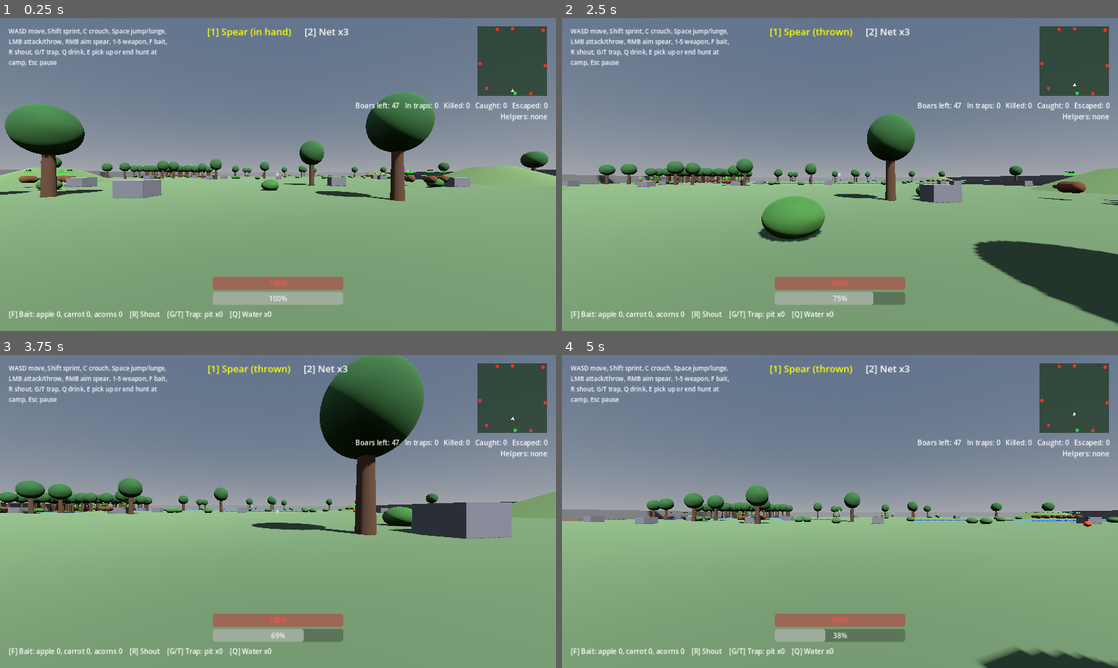
Above: before the commit, frames 1-4 (two rows, left to right).
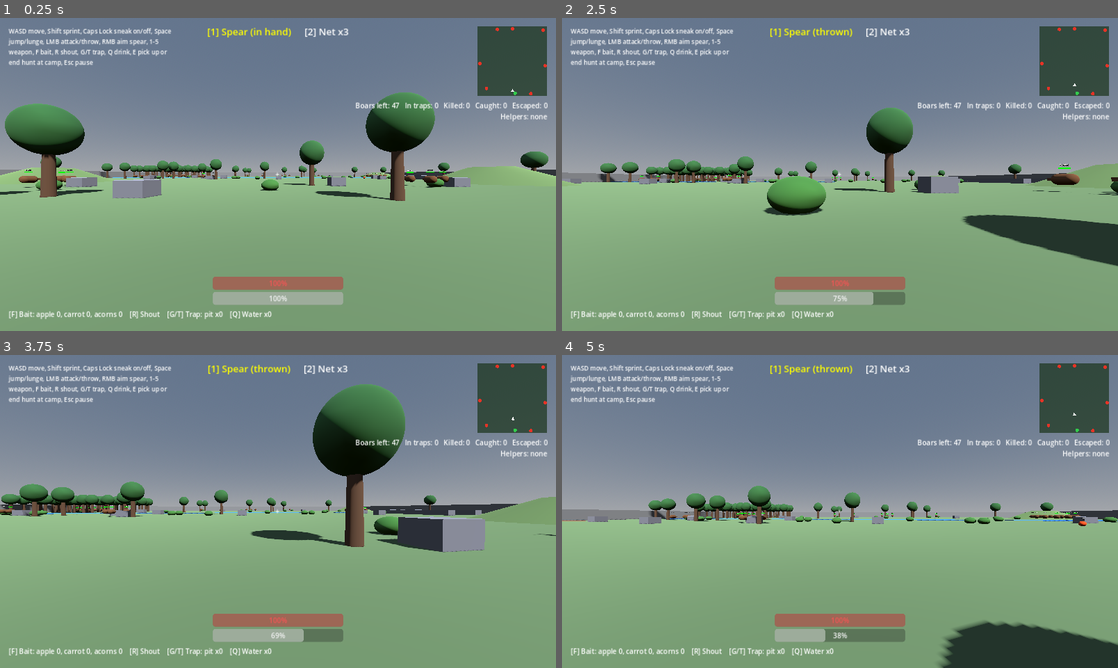
Above: after the commit, the same moments.

Repository: bageus/where-boar
Game: Godot game, scene res://game/presentation/hunt_map/public/hunt_map.tscn
The game is run twice, just before and just after one commit, with the same random seed, the same clock (stepped at 60 frames per second) and the same inputs. This scene is started directly instead of the project's main scene.
Inputs (mouse positions are in pixels of both pictures, inside the frame that each line leads up to):
- Up to frame 1 (0.25 s): no input
- Up to frame 2 (2.5 s): tap Enter at 0.5 s; move the mouse to (867, 174) at 0.52 s; hold Right mouse button (aim) 0.53-1.28 s; hold W (move_forward) from 0.53 s (still down); tap Space (jump) at 0.77, 1.07, 1.52, 1.82 s; click (867, 174) at 0.8 s; move the mouse to (812, 174) at 1.27 s; click (812, 174) at 1.35 s; tap F (bait) at 1.55 s; move the mouse to (851, 168) at 2.02 s; hold F (bait) from 2.03 s (still down); tap Caps Lock (crouch, bound only after the commit) at 2.3 s
- Up to frame 3 (3.75 s): keep holding W (move_forward); move the mouse to (272, 517) at 2.77 s; release F (bait) at 2.78 s; tap Caps Lock (crouch, bound only after the commit) at 2.85 s; tap Space (jump) at 3.02, 3.32 s; tap C (crouch, bound only before the commit) at 3.05 s; move the mouse to (316, 514) at 3.52 s; hold C (crouch, bound only before the commit) from 3.53 s (still down)
- Up to frame 4 (5 s): keep holding W (move_forward); tap Space (jump) at 3.77, 4.07, 4.52, 4.82 s; tap Q (drink) at 3.8, 4.35 s; tap Escape (pause) at 4.15 s; move the mouse to (795, 508) at 4.27 s; release C (crouch, bound only before the commit) at 4.28 s; tap R (shout) at 4.55 s

The runs differ from the first frame. In frame 1, 0.8% of the frame differs, in the area x 1-31%, y 3-16%; in frame 2, 12%; in frame 3, 13%, in the area x 0-100%, y 0-64%; in frame 4, 4.9%.
Error in both runs: Invalid access to property or key 'spawn_weight' on a base object of type 'Resource'. (res://game/features/boar/public/boar_types.gd:20)

Commit message:
Sneak toggles with Caps Lock
Co-Authored-By: Claude Opus 5.5 <noreply@anthropic.com>
Claude-Session: https://claude.ai/code/session_01XSFBnjFKXLtHPaufcuGWLw

Diff:
--- a/game/features/hunter/public/hunter.gd
+++ b/game/features/hunter/public/hunter.gd
@@ -70,6 +70,10 @@
 var mouse_sensitivity := 0.002
 ## Off reduces camera motion (knockback roll) for players who get motion sick.
 var camera_motion := true
+## Caps Lock toggles sneaking (owner's choice, 2026-10-27).
+# shortcut: our own toggle, not the OS lock state (Godot does not expose it), so the
+# keyboard light can disagree if Caps Lock was on before the hunt; fine until playtest says otherwise.
+var crouching := false
 
 @onready var _camera: Camera3D = $Camera
 @onready var _reach: RayCast3D = $Camera/Reach
@@ -108,6 +112,8 @@
 		_pick_up()
 		$Rider.toggle()
 		interacted.emit()
+	elif event.is_action_pressed("crouch"):
+		crouching = not crouching
 	elif event.is_action_pressed("shout"):
 		shout()
 	elif event.is_action_pressed("bait"):
@@ -204,7 +210,6 @@
 		move_and_slide()
 		return
 	var input := Input.get_vector("move_left", "move_right", "move_forward", "move_back")
-	var crouching := Input.is_action_pressed("crouch")
 	# On a mount the boar runs and the rider rests (D021).
 	var wants_sprint := Input.is_action_pressed("sprint") and not crouching and input != Vector2.ZERO and not ride.is_riding()
 	var sprinting := stamina.tick(delta, wants_sprint)
--- a/game/features/hunter/public/hunter.tscn
+++ b/game/features/hunter/public/hunter.tscn
@@ -97,7 +97,7 @@
 offset_bottom = 120.0
 theme_override_font_sizes/font_size = 14
 autowrap_mode = 3
-text = "WASD move, Shift sprint, C crouch, Space jump/lunge, LMB attack/throw, RMB aim spear, 1-5 weapon, F bait, R shout, G/T trap, Q drink, E pick up or end hunt at camp, Esc pause"
+text = "WASD move, Shift sprint, Caps Lock sneak on/off, Space jump/lunge, LMB attack/throw, RMB aim spear, 1-5 weapon, F bait, R shout, G/T trap, Q drink, E pick up or end hunt at camp, Esc pause"
 
 [node name="Thud" type="AudioStreamPlayer" parent="."]
 
--- a/game/presentation/hunt_map/public/hunt_map.gd
+++ b/game/presentation/hunt_map/public/hunt_map.gd
@@ -26,7 +26,7 @@
 const SETTER_OFFSET := 5.0
 const TIP_SECONDS := 8.0
 const TIPS := [
-	"Boars flee when you get close. Crouch (C) to sneak up.",
+	"Boars flee when you get close. Caps Lock toggles sneaking.",
 	"Hit a boar with the spear (LMB), or hold RMB and click to throw it. Press E to pick it up.",
 	"Switch to the net (2) and throw it to catch a boar alive: caught boars pay more tusks.",
 	"Fleeing boars escape through the red zones shown on the minimap.",
--- a/project.godot
+++ b/project.godot
@@ -43,7 +43,7 @@
 }
 crouch={
 "deadzone": 0.2,
-"events": [Object(InputEventKey,"resource_local_to_scene":fa …(140 unchanged characters)… d":false,"keycode":0,"physical_keycode":67,"key_label":0,"unicode":0,"location":0,"echo":false,"script":null)]
+"events": [Object(InputEventKey,"resource_local_to_scene":fa …(140 unchanged characters)… d":false,"keycode":0,"physical_keycode":4194329,"key_label":0,"unicode":0,"location":0,"echo":false,"script":null)]
 }
 interact={
 "deadzone": 0.2,
Not shown, changed: GAME_SPEC.md
